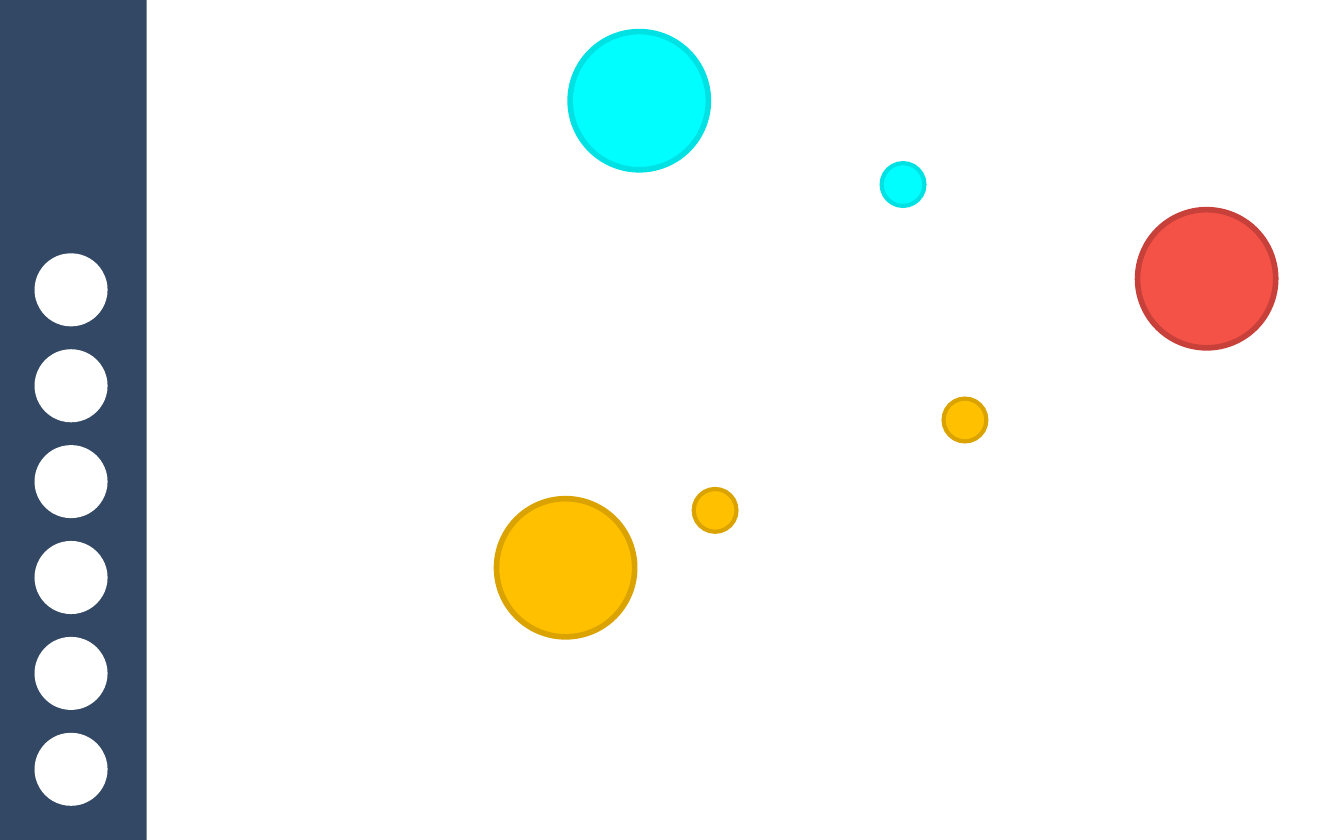
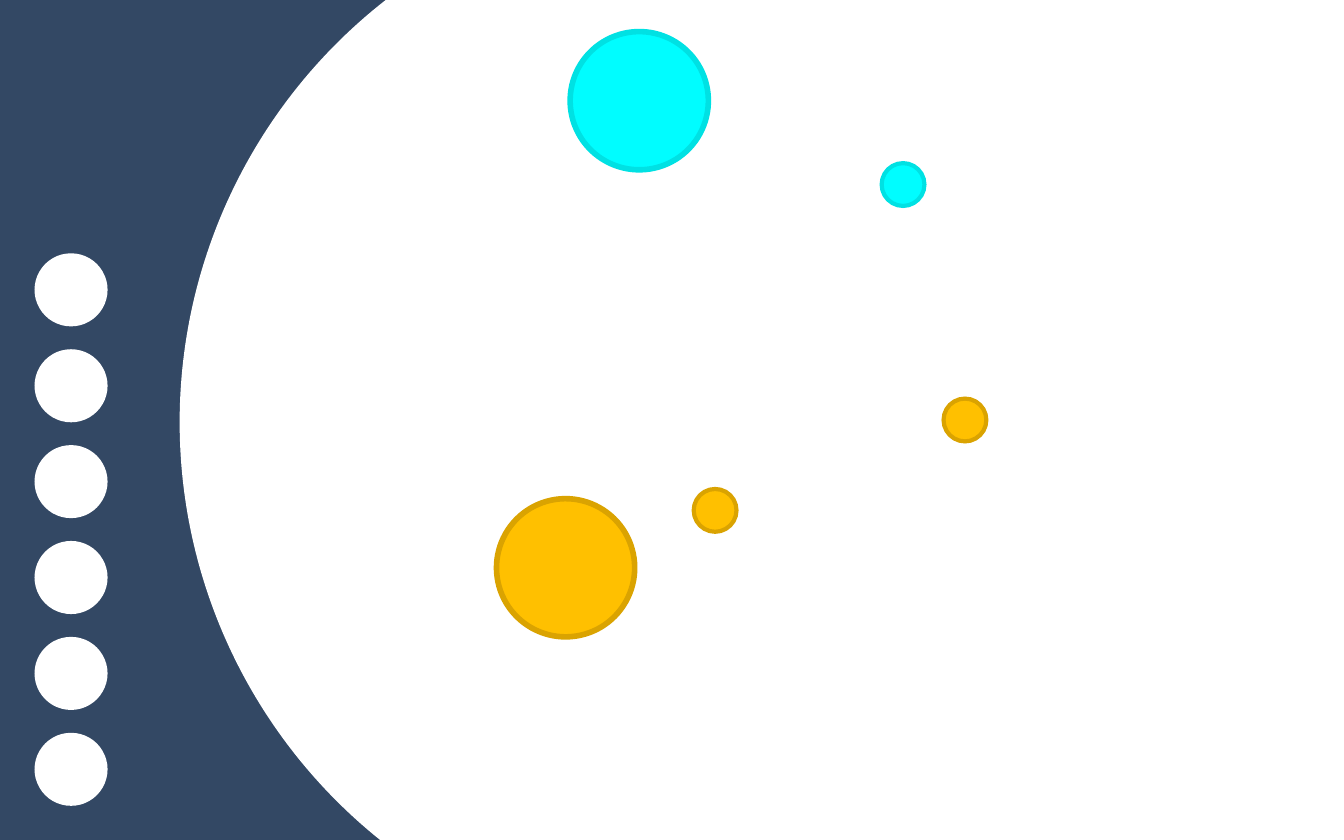
Before and after one commit to marekfoltyn/InteractiveGame, a slide deck: slide 11 of docs & design/ideas/controller_ideas.pptx. Drawn at 1344x840 pixels with LibreOffice and Linux fonts; fonts in the diff are those of the drawing. Boxes give left, top, right and bottom in pixels: in the first picture for what was removed or moved away, otherwise in the second. Text is boxed around its words. In the diff, an @@ line names an element or a change of style, - is before the commit and + after.

```diff
--- a/docs & design/ideas/controller_ideas.pptx
+++ b/docs & design/ideas/controller_ideas.pptx
@@ ellipse added at [180,0,1251,840], fill #FFFFFF @@
@@ rectangle: place and size @@
-rectangle at [146,0,1344,840]
+rectangle at [1036,0,1344,840]
@@ ellipse removed at [1112,185,1301,373] @@
```
Also in this commit, not shown: 1 other slide changed, 1 other file.
